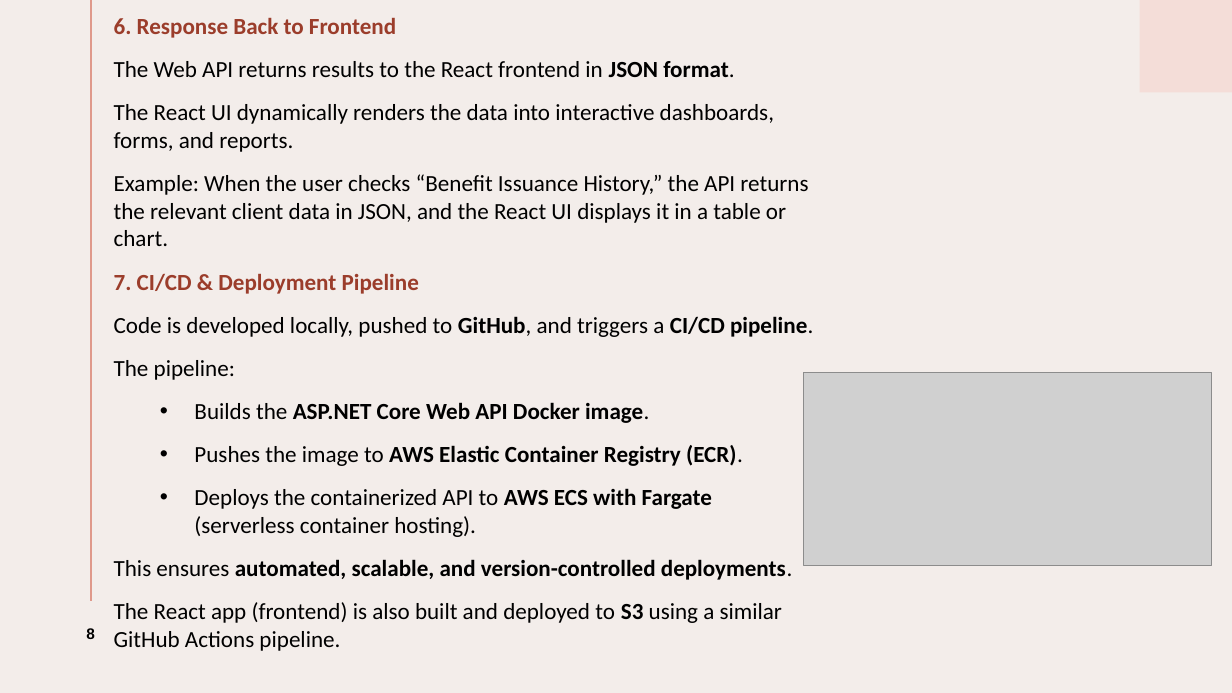
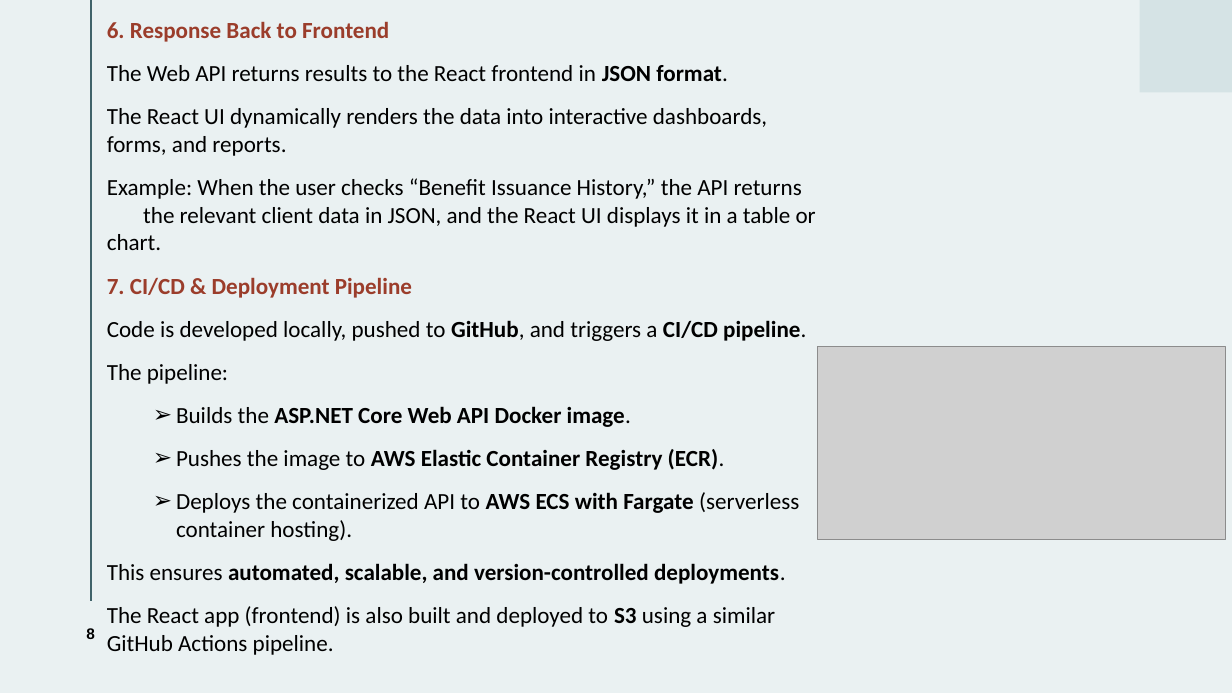
Before and after one commit to ChittaniSwathiTamuc/sel-react-webapp, a slide deck: slide 8 of SEL Presentation.pptx. Drawn at 1232x693 pixels with LibreOffice and Linux fonts; fonts in the diff are those of the drawing; grey boxes stand for pictures. Boxes give left, top, right and bottom in pixels: in the first picture for what was removed or moved away, otherwise in the second. Text is boxed around its words. In the diff, an @@ line names an element or a change of style, - is before the commit and + after.

```diff
--- a/SEL Presentation.pptx
+++ b/SEL Presentation.pptx
@@ background #F3EDEA to #EAF1F2 @@
@@ line (91, 0) - (91, 601): stroke #DF998B 1.5 pt to #40636A 1.5 pt @@
@@ text "6. Response Back to Frontend": place and size @@
-text "6. Response Back to Frontend" at bbox=[114, 18, 813, 651]
+text "6. Response Back to Frontend" at bbox=[107, 21, 816, 655]
@@ rectangle at bbox=[1140, 0, 1232, 92]: fill #F4DDD8 to #D5E3E5 @@
@@ picture: place and size @@
-picture at bbox=[804, 372, 1212, 565]
+picture at bbox=[817, 347, 1225, 539]
@@ text at bbox=[176, 406, 799, 541]: bullet • to ➢ @@
```
Also in this commit, not shown: 11 other slides changed, 1 slide added, 1 slide removed.
